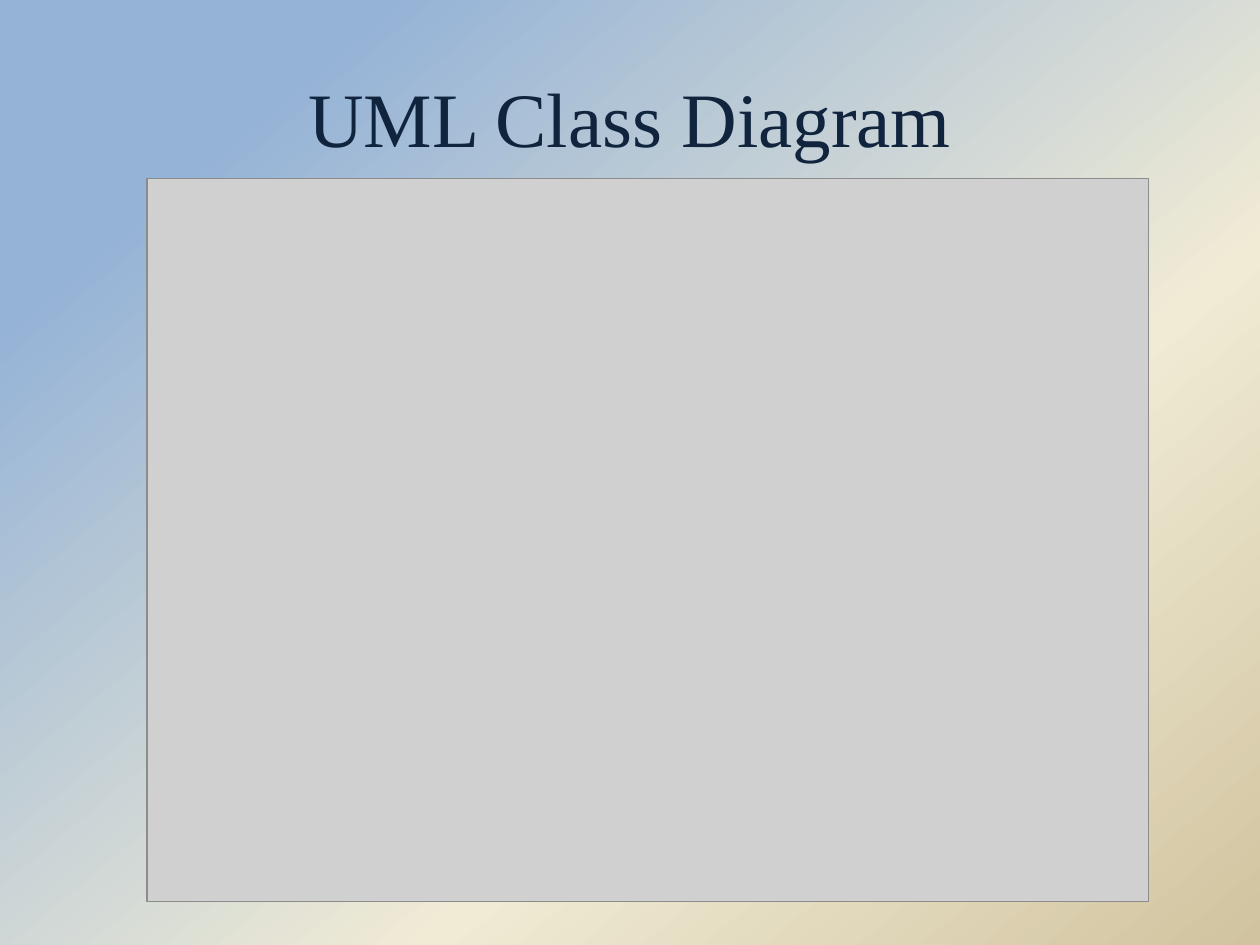
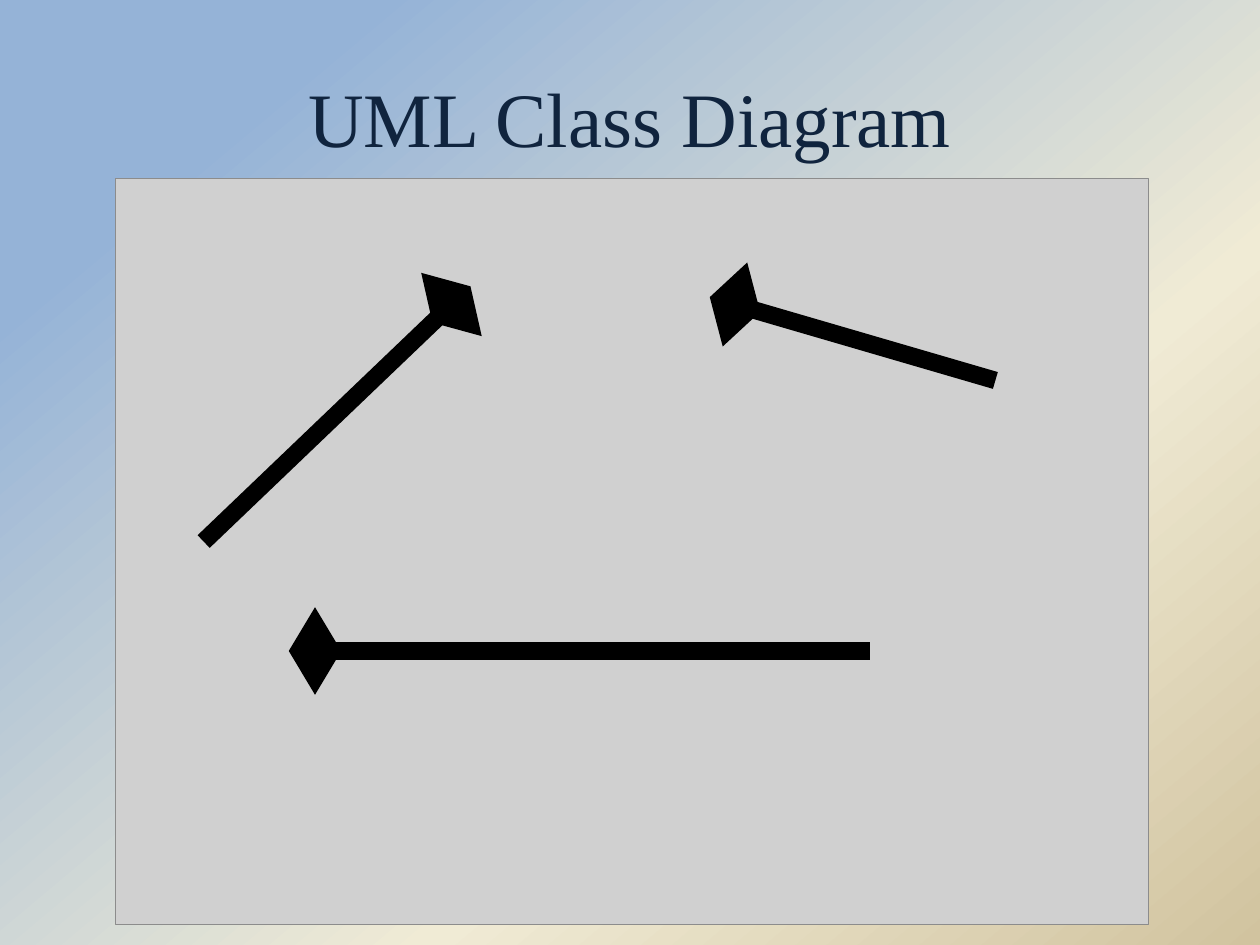
Before and after one commit to Hdtran89/ImageProcessing, a slide deck: slide 8 of A Team Documents/Final presentation.pptx. Drawn at 1260x945 pixels with LibreOffice and Linux fonts; fonts in the diff are those of the drawing; grey boxes stand for pictures; background and template pictures are left out. Boxes give left, top, right and bottom in pixels: in the first picture for what was removed or moved away, otherwise in the second. Text is boxed around its words. In the diff, an @@ line names an element or a change of style, - is before the commit and + after.

```diff
--- a/A Team Documents/Final presentation.pptx
+++ b/A Team Documents/Final presentation.pptx
@@ picture: place and size @@
-picture at box(147, 179, 1149, 902)
+picture at box(116, 179, 1149, 925)
@@ arrow added from (210, 536) to (451, 305), #000000 10 pt @@
@@ arrow added from (987, 378) to (735, 305), #000000 10 pt @@
@@ arrow added from (861, 651) to (315, 651), #000000 10 pt @@
```
Also in this commit, not shown: 6 other slides changed, 2 slides removed, 4 other files.
